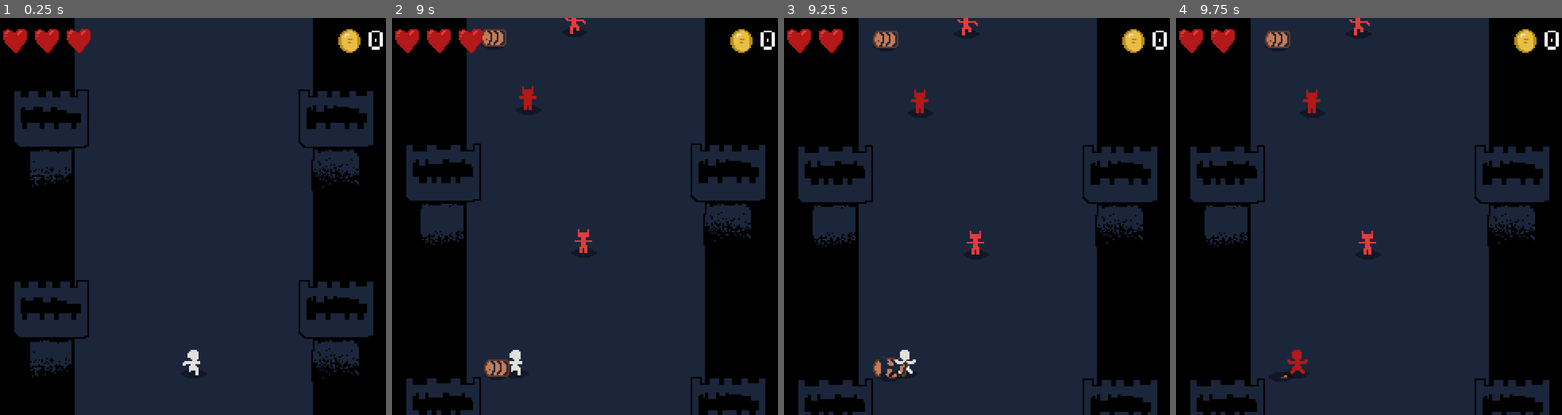
Above: before the commit, frames 1-4 (left to right).
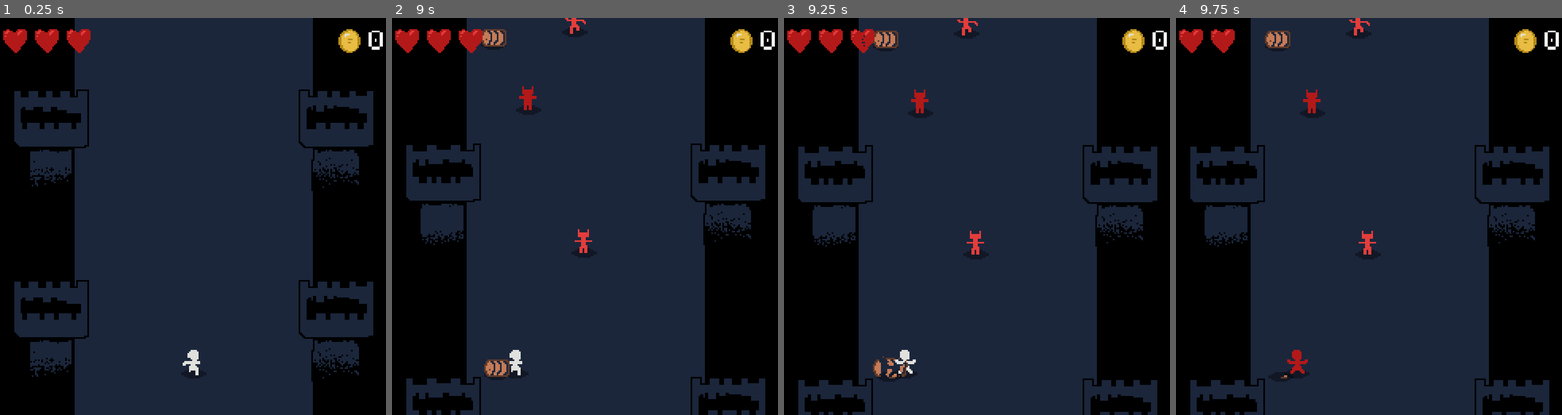
Above: after the commit, the same moments.

Repository: martindzejky/bridge-dungeon
Game: Godot game, scene res://main.tscn
The game is run twice, just before and just after one commit, with the same random seed, the same clock (stepped at 60 frames per second) and the same inputs. Sound files missing from this copy of the repository are replaced by a short silence.
Inputs:
- Up to frame 1 (0.25 s): no input
- Up to frame 2 (9 s): hold D (right) 0.53-1.28 s; hold A (left) 1.28-2.03 s; hold D (right) 2.03-3.53 s; hold A (left) 3.53-5.78 s; hold D (right) 5.78-8.03 s; hold A (left) from 8.03 s (still down)
- Up to frame 3 (9.25 s): keep holding A (left)
- Up to frame 4 (9.75 s): release A (left) at 9.53 s; hold D (right) from 9.53 s (still down)

Frames 1-2 are identical in both runs. In frame 3, 0.3% of the frame differs, in the area x 17-24%, y 2-9%; in frame 4, nothing differs.

Commit message:
broken heart animation

Diff:
--- a/main.tscn
+++ b/main.tscn
@@ -12,6 +12,10 @@
 [node name="main" type="Node"]
 
 [node name="ui" parent="." instance=ExtResource("1_4qq6n")]
+layer = 3
+
+[node name="ui-effects" type="CanvasLayer" parent="." groups=["ui-effects"]]
+layer = 2
 
 [node name="camera" type="Camera2D" parent="."]
 
--- /dev/null
+++ b/objects/broken-heart.gd
@@ -0,0 +1,5 @@
+extends Node2D
+
+
+func onAnimationFinished(_anim_name):
+    queue_free()
--- /dev/null
+++ b/objects/broken-heart.tscn
@@ -0,0 +1,58 @@
+[gd_scene load_steps=6 format=3 uid="uid://be0btltln8w80"]
+
+[ext_resource type="Script" path="res://objects/broken-heart.gd" id="1_tgi27"]
+[ext_resource type="Texture2D" uid="uid://b0mjrqlsme0p2" path="res://sprites/heart.png" id="2_njp1b"]
+
+[sub_resource type="Animation" id="Animation_h2dm0"]
+resource_name = "default"
+length = 0.666683
+step = 0.166667
+tracks/0/type = "value"
+tracks/0/imported = false
+tracks/0/enabled = true
+tracks/0/path = NodePath("sprite:frame")
+tracks/0/interp = 1
+tracks/0/loop_wrap = true
+tracks/0/keys = {
+"times": PackedFloat32Array(0, 0.166667, 0.333333, 0.5),
+"transitions": PackedFloat32Array(1, 1, 1, 1),
+"update": 1,
+"values": [0, 1, 2, 3]
+}
+
+[sub_resource type="Animation" id="Animation_t4s2f"]
+length = 0.001
+tracks/0/type = "value"
+tracks/0/imported = false
+tracks/0/enabled = true
+tracks/0/path = NodePath("sprite:frame")
+tracks/0/interp = 1
+tracks/0/loop_wrap = true
+tracks/0/keys = {
+"times": PackedFloat32Array(0),
+"transitions": PackedFloat32Array(1),
+"update": 1,
+"values": [0]
+}
+
+[sub_resource type="AnimationLibrary" id="AnimationLibrary_ieovx"]
+_data = {
+"RESET": SubResource("Animation_t4s2f"),
+"default": SubResource("Animation_h2dm0")
+}
+
+[node name="brokenHeart" type="Node2D"]
+process_mode = 3
+script = ExtResource("1_tgi27")
+
+[node name="sprite" type="Sprite2D" parent="."]
+texture = ExtResource("2_njp1b")
+hframes = 4
+
+[node name="animation" type="AnimationPlayer" parent="."]
+libraries = {
+"": SubResource("AnimationLibrary_ieovx")
+}
+autoplay = "default"
+
+[connection signal="animation_finished" from="animation" to="." method="onAnimationFinished"]
--- a/ui/heart.gd
+++ b/ui/heart.gd
@@ -1,5 +1,14 @@
 extends TextureRect
 
+@export var brokenHeartScene: PackedScene
 
 func destroy():
     queue_free()
+
+    assert(brokenHeartScene, 'Broken heart scene missing!')
+
+    var broken := brokenHeartScene.instantiate()
+    var pos := get_global_transform_with_canvas().origin
+    broken.global_position = pos + Vector2(8, 8)
+
+    get_tree().call_group('ui-effects', 'add_child', broken)
--- a/ui/heart.tscn
+++ b/ui/heart.tscn
@@ -1,7 +1,8 @@
-[gd_scene load_steps=4 format=3 uid="uid://dmepn3ambbsh7"]
+[gd_scene load_steps=5 format=3 uid="uid://dmepn3ambbsh7"]
 
 [ext_resource type="Texture2D" uid="uid://b0mjrqlsme0p2" path="res://sprites/heart.png" id="1_gamp1"]
 [ext_resource type="Script" path="res://ui/heart.gd" id="2_cjcj4"]
+[ext_resource type="PackedScene" uid="uid://be0btltln8w80" path="res://objects/broken-heart.tscn" id="3_p8w7h"]
 
 [sub_resource type="AtlasTexture" id="AtlasTexture_wx105"]
 atlas = ExtResource("1_gamp1")
@@ -10,3 +11,4 @@
 [node name="heart" type="TextureRect"]
 texture = SubResource("AtlasTexture_wx105")
 script = ExtResource("2_cjcj4")
+brokenHeartScene = ExtResource("3_p8w7h")
Not shown, changed: music/ending.wav.import
Not shown, changed: music/intro.wav.import
Not shown, changed: music/loop.wav.import
